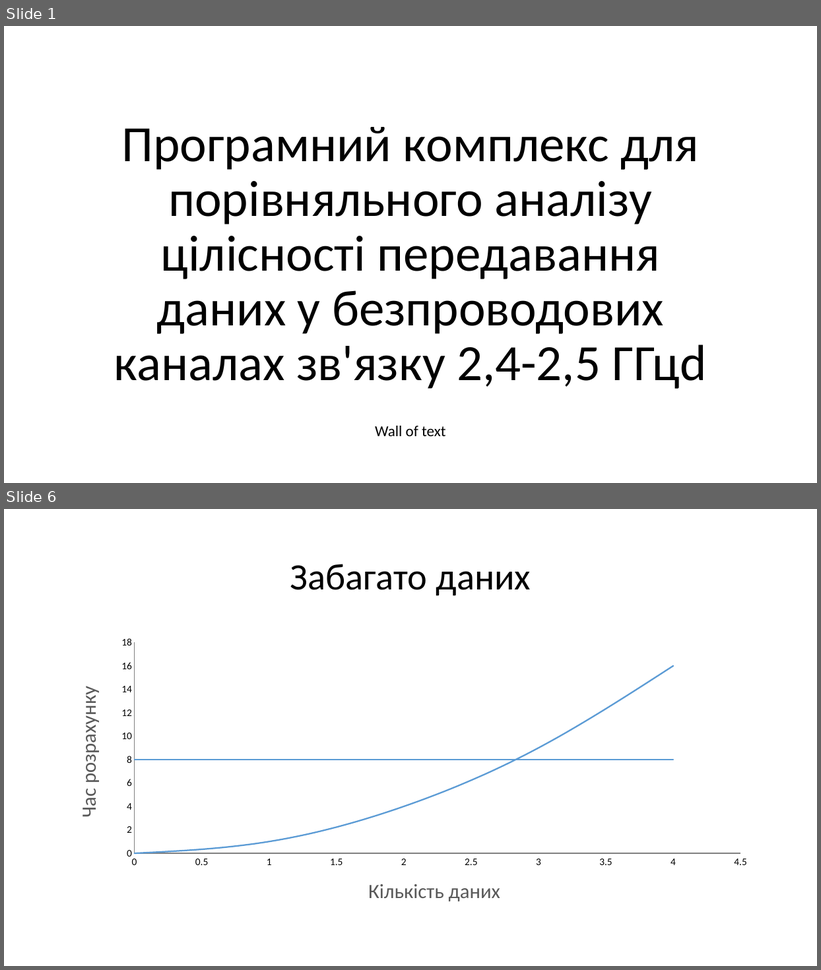
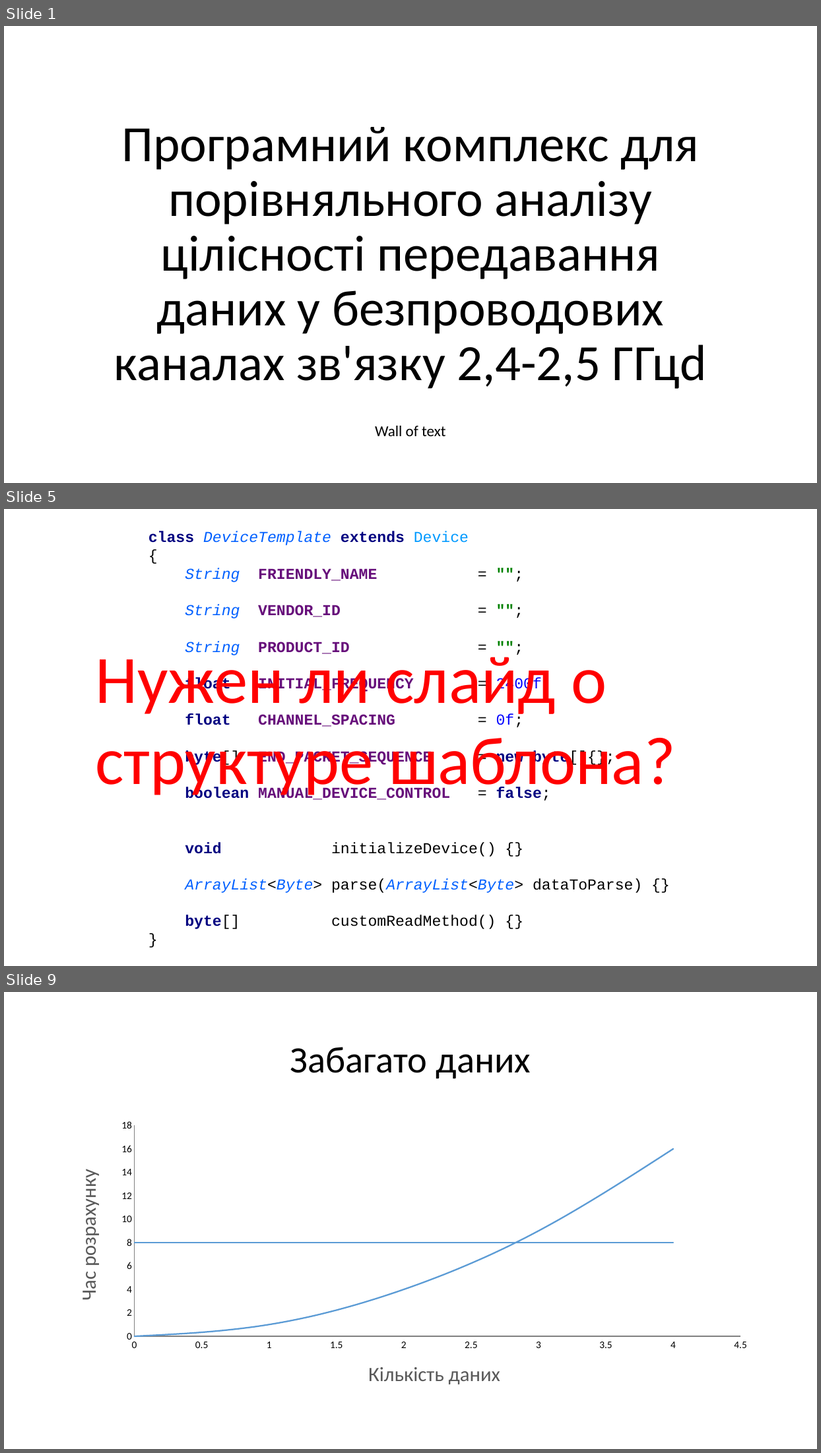
Before and after one commit to RasAlhague/MDRV-Diploma, a slide deck: Presentation.pptx. Shown one above the other, each under a label of ours: slides 1 and 6 before the commit, slides 1, 5 and 9 after it; the slides between them are not shown. The pictures are 821x970 and 821x1453 pixels, drawn with LibreOffice and Linux fonts; fonts in the diff are those of the drawing. Boxes give left, top, right and bottom in pixels: in the first picture for what was removed or moved away, otherwise in the second. Text is boxed around its words. In the diff, an @@ line names an element or a change of style, - is before the commit and + after.

```diff
--- a/Presentation.pptx
+++ b/Presentation.pptx
@@ slide 5 added at (x1=4, y1=509, x2=817, y2=966), background #FFFFFF @@
@@ text added at (x1=149, y1=531, x2=642, y2=929), 18 pt, text #660E7A, bold @@
+class DeviceTemplate extends Device
+{
+String FRIENDLY_NAME = "";
+String VENDOR_ID = "";
+String PRODUCT_ID = "";
+float INITIAL_FREQUENCY = 2400f;
+float CHANNEL_SPACING = 0f;
+byte[] END_PACKET_SEQUENCE = new byte[]{};
+boolean MANUAL_DEVICE_CONTROL = false;
+void initializeDevice() {}
+ArrayList<Byte> parse(ArrayList<Byte> dataToParse) {}
+byte[] customReadMethod() {}
+}
@@ text added at (x1=96, y1=647, x2=676, y2=800), 80 pt, text #FF0000 @@
+Нужен ли слайд о структуре шаблона?
@@ what was slide 6 is now slide 9 @@
```
Also in this commit, not shown: 1 slide changed, 2 other slides added, 6 other files.
